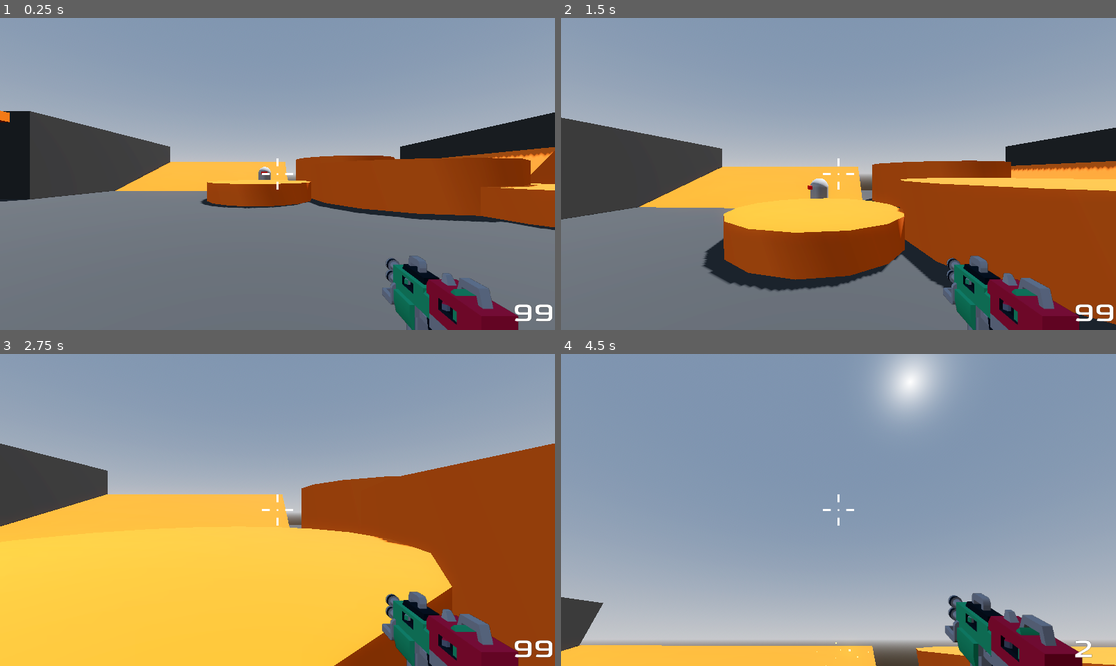
Above: before the commit, frames 1-4 (two rows, left to right).
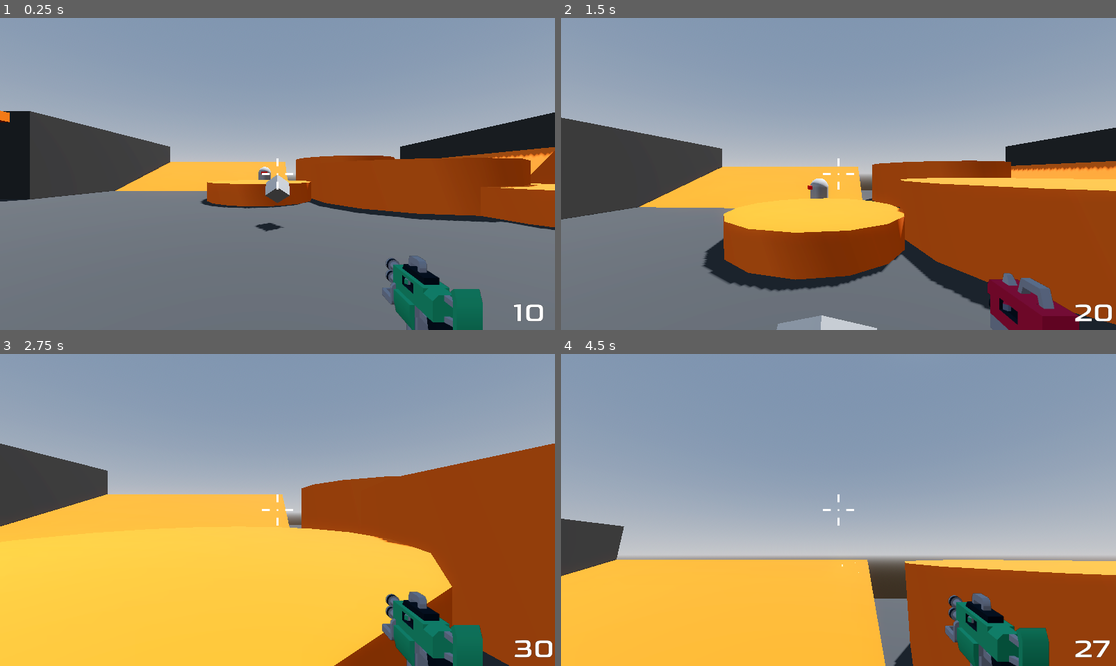
Above: after the commit, the same moments.

Repository: tnargy/RoboRampage
Game: Godot game, scene res://Levels/Sandbox.tscn
Two runs of this game, one before a commit and one after it. Both use one fixed random seed, a clock stepped at 60 frames per second and the inputs below.
Inputs (mouse positions are in pixels of both pictures, inside the frame that each line leads up to):
- Up to frame 1 (0.25 s): no input
- Up to frame 2 (1.5 s): tap Enter at 0.5 s; move the mouse to (866, 174) at 0.52 s; hold 1 (weapon_1) 0.53-1.28 s; hold W (move_forward) from 0.53 s (still down); tap Space (jump) at 0.77 s; tap 2 (weapon_2) at 0.8, 1.35 s; move the mouse to (810, 174) at 1.27 s
- Up to frame 3 (2.75 s): keep holding W (move_forward); tap Space (jump) at 1.52 s; tap Mouse wheel up (weapon_cycle_next) at 1.55 s; move the mouse to (288, 503) at 2.02 s; hold Mouse wheel up (weapon_cycle_next) from 2.03 s (still down); tap Mouse wheel down (weapon_cycle_prev) at 2.3 s
- Up to frame 4 (4.5 s): keep holding W (move_forward); move the mouse to (832, 516) at 2.77 s; release Mouse wheel up (weapon_cycle_next) at 2.78 s; tap Mouse wheel down (weapon_cycle_prev) at 2.85 s; tap Space (jump) at 3.02, 3.77 s; tap 1 (weapon_1) at 3.05, 4.35 s; move the mouse to (877, 513) at 3.52 s; press the mouse at (877, 513) at 3.53 s; tap 2 (weapon_2) at 3.8 s; move the mouse to (794, 506) at 4.27 s; release the mouse at (794, 506) at 4.28 s

The runs differ from the first frame. In frame 1, 2.4% of the frame differs, in the area x 46-100%, y 50-100%; in frame 2, 2.2%; in frame 3, 2.2%; in frame 4, 48%, in the area x 0-100%, y 0-100%.
Error before the commit: Invalid access to property or key 'AMMO_TYPE' on a base object of type 'Node3D (Gun)'. (res://Player/weapon_handler.gd:27)

Commit message:
Pickup Ammo

Diff:
--- a/Levels/Sandbox.tscn
+++ b/Levels/Sandbox.tscn
@@ -1,9 +1,10 @@
-[gd_scene load_steps=9 format=3 uid="uid://bcd4ynv2tdjj"]
+[gd_scene load_steps=10 format=3 uid="uid://bcd4ynv2tdjj"]
 
 [ext_resource type="PackedScene" uid="uid://bsu3gmgu7rb31" path="res://Player/Player.tscn" id="1_pqrdl"]
 [ext_resource type="Material" uid="uid://dm0ky850fgmjp" path="res://Levels/Materials/GreyMaterial.tres" id="1_q2e3v"]
 [ext_resource type="Material" uid="uid://de1dwh0v3luis" path="res://Levels/Materials/OrangeMaterial.tres" id="2_ecytd"]
 [ext_resource type="PackedScene" uid="uid://dewby70ge3jc5" path="res://Enemy/Enemy.tscn" id="4_nwgsj"]
+[ext_resource type="PackedScene" uid="uid://dv0tl5c1dx1x3" path="res://Pickups/Pickup.tscn" id="5_kld8x"]
 
 [sub_resource type="ProceduralSkyMaterial" id="ProceduralSkyMaterial_dlxqa"]
 sky_horizon_color = Color(0.64625, 0.65575, 0.67075, 1)
@@ -285,3 +286,6 @@
 
 [node name="Enemy" parent="." instance=ExtResource("4_nwgsj")]
 transform = Transform3D(1, 0, 0, 0, 1, 0, 0, 0, 1, -1, 1, -16)
+
+[node name="Pickup" parent="." instance=ExtResource("5_kld8x")]
+transform = Transform3D(1, 0, 0, 0, 1, 0, 0, 0, 1, 0, 1, -6)
--- /dev/null
+++ b/Pickups/Pickup.tscn
@@ -0,0 +1,21 @@
+[gd_scene load_steps=4 format=3 uid="uid://dv0tl5c1dx1x3"]
+
+[ext_resource type="Script" uid="uid://76jeudyl4u80" path="res://Pickups/pickup.gd" id="1_v6qaj"]
+
+[sub_resource type="BoxMesh" id="BoxMesh_i6sg1"]
+size = Vector3(0.5, 0.5, 0.5)
+
+[sub_resource type="SphereShape3D" id="SphereShape3D_i6sg1"]
+radius = 1.0
+
+[node name="Pickup" type="Area3D"]
+script = ExtResource("1_v6qaj")
+
+[node name="AmmoMesh" type="MeshInstance3D" parent="."]
+transform = Transform3D(0.707107, -0.707107, 0, 0.5, 0.5, -0.707107, 0.5, 0.5, 0.707107, 0, 0, 0)
+mesh = SubResource("BoxMesh_i6sg1")
+
+[node name="CollisionShape3D" type="CollisionShape3D" parent="."]
+shape = SubResource("SphereShape3D_i6sg1")
+
+[connection signal="body_entered" from="." to="." method="_on_body_entered"]
--- /dev/null
+++ b/Pickups/pickup.gd
@@ -0,0 +1,11 @@
+extends Area3D
+
+@export var ammo_type : AmmoHandler.AMMO_TYPE
+@export var amount := 20
+
+
+func _on_body_entered(body: Node3D) -> void:
+	if body.is_in_group("player"):
+		queue_free()
+		body.ammo_handler.add_ammo(ammo_type, amount)
+	pass # Replace with function body.
--- a/Player/Player.tscn
+++ b/Player/Player.tscn
@@ -133,6 +133,7 @@
 ammo_handler = NodePath("../../AmmoHandler")
 
 [node name="AmmoHandler" type="Node" parent="SubViewportContainer/SubViewport/WeaponCamera" node_paths=PackedStringArray("ammo")]
+unique_name_in_owner = true
 script = ExtResource("6_j23h2")
 ammo = NodePath("Ammo")
 
--- a/Player/ammo_handler.gd
+++ b/Player/ammo_handler.gd
@@ -30,3 +30,8 @@
 	if has_ammo(type):
 		ammo_storage[type] -= 1
 		ammo_used.emit(type)
+
+
+func add_ammo(type: AMMO_TYPE, amount: int):
+	ammo_storage[type] += amount
+	ammo_used.emit(type)
--- a/Player/player.gd
+++ b/Player/player.gd
@@ -9,6 +9,7 @@
 @onready var camera_pivot = %CameraPivot
 @onready var damage_animation_player = %DamageAnimationPlayer
 @onready var game_over_menu = %GameOverMenu
+@onready var ammo_handler: AmmoHandler = %AmmoHandler
 var mouse_motion := Vector2.ZERO
 var hitpoints : int = max_health :
 	set(value):
--- a/Player/weapon_handler.gd
+++ b/Player/weapon_handler.gd
@@ -24,7 +24,7 @@
 func equip(next_weapon : Gun):
 	if not ammo_handler.is_node_ready():
 		await ammo_handler.ready
-	ammo_handler.ammo_used.emit(next_weapon.AMMO_TYPE)
+	ammo_handler.ammo_used.emit(next_weapon.ammo_type)
 	var index = -1
 	for child : Gun in get_children():
 		index += 1
Not shown, added: Pickups/pickup.gd.uid
